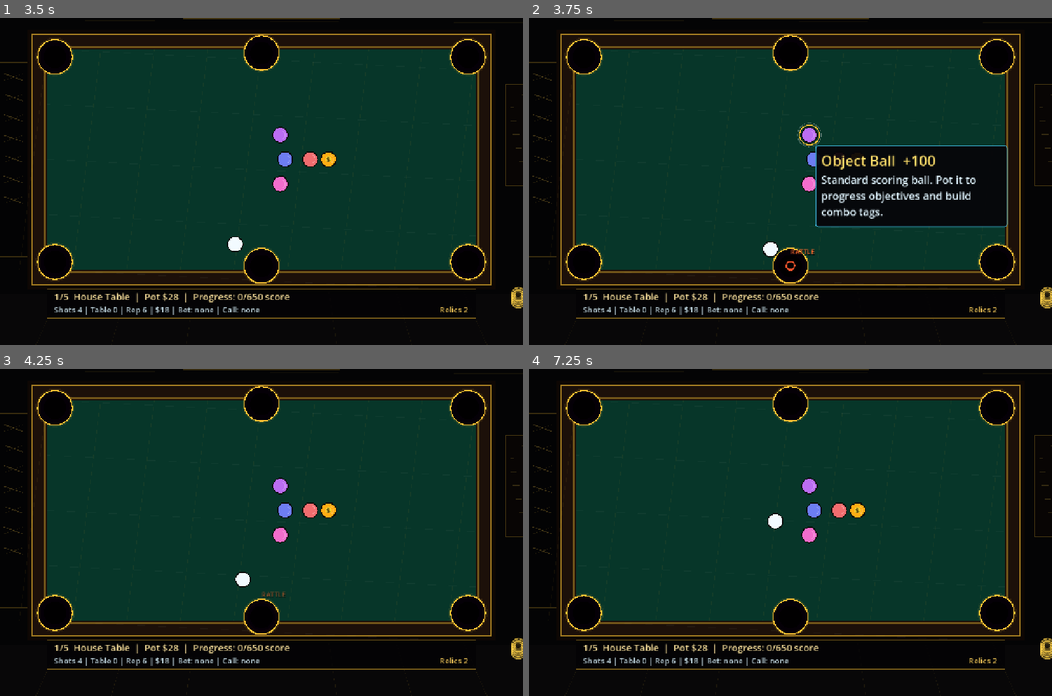
Above: before the commit, frames 1-4 (two rows, left to right).
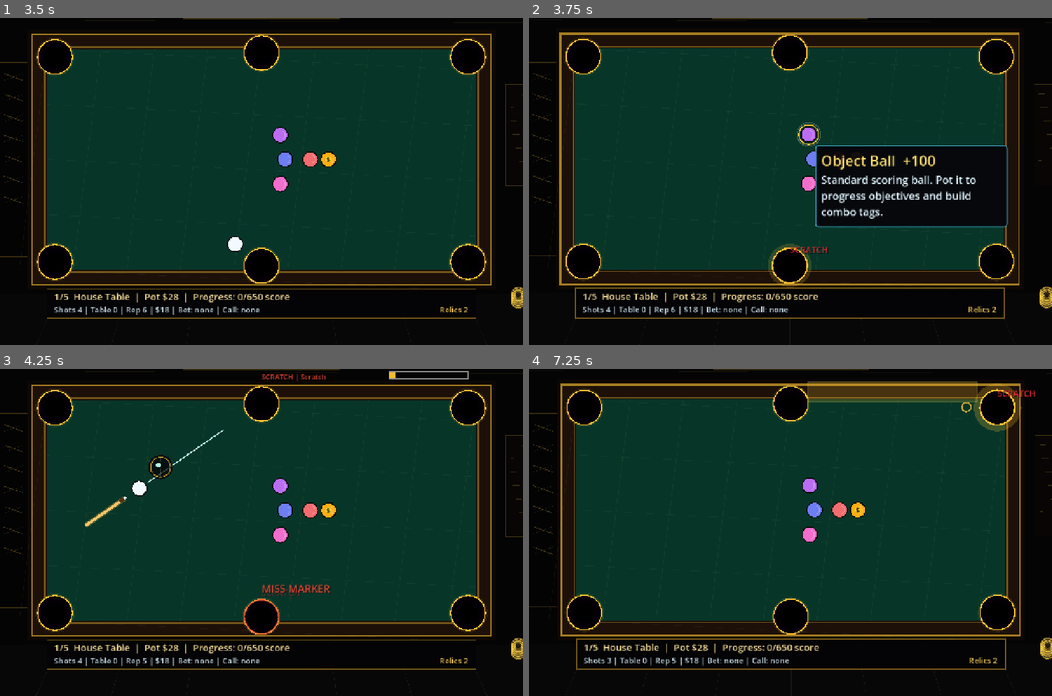
Above: after the commit, the same moments.

Repository: masamoon/hexhustler
Game: Godot game, scene res://scenes/main/GameRoot.tscn
The game is run twice, just before and just after one commit, with the same random seed, the same clock (stepped at 60 frames per second) and the same inputs.
Inputs (mouse positions are in pixels of both pictures, inside the frame that each line leads up to):
- Up to frame 1 (3.5 s): click "Start 5-Table Contract" at 0.5 s; tap Enter at 1.25 s; move the mouse to (235, 246) at 1.27 s; hold W 1.28-2 s; tap Q at 1.35 s; click (235, 246) at 1.42 s; drag from (418, 230) to (57, 57) at 2.02 s; move the mouse to (104, 132) at 2.77 s; hold S from 2.78 s (still down); tap X at 2.85 s
- Up to frame 2 (3.75 s): release S at 3.5 s; drag from (816, 181) to (790, 53) at 3.52 s
- Up to frame 3 (4.25 s): no input
- Up to frame 4 (7.25 s): move the mouse to (712, 450) at 4.27 s; hold S 4.28-5 s; tap Q at 4.35 s; drag from (905, 516) to (994, 408) at 5.02 s; move the mouse to (685, 548) at 5.77 s; hold W 5.78-6.5 s; tap X at 5.85 s; click (685, 548) at 5.92 s; drag from (842, 460) to (586, 614) at 6.52 s

Frame 1 is identical in both runs. In frame 2, 4.9% of the frame differs, in the area x 0-100%, y 0-92%; in frame 3, 1.4%; in frame 4, 5.7%.

Commit message:
Fix web pocket capture

Diff:
--- a/scripts/GameRoot.gd
+++ b/scripts/GameRoot.gd
@@ -129,6 +129,7 @@
 var run_contract_ids: Array[StringName] = []
 var potted_records: Array[Dictionary] = []
 var moved_start_positions: Dictionary = {}
+var pocket_trace_positions: Dictionary = {}
 var cue_contact_ids: Dictionary = {}
 var collision_cooldown: Dictionary = {}
 var pocket_use: Dictionary = {}
@@ -193,6 +194,14 @@
 var active_shot_side_bet: StringName = &""
 var active_shot_chalk_used := false
 var active_shot_velvet_rails_used := false
+var browser_pocket_test_enabled := false
+var browser_pocket_test_active := false
+var browser_pocket_test_queue: Array[Dictionary] = []
+var browser_pocket_test_results: Array[String] = []
+var browser_pocket_test_case: Dictionary = {}
+var browser_pocket_test_ball = null
+var browser_pocket_test_started_at := 0.0
+var browser_pocket_test_min_distance := INF
 var menu_panel: PanelContainer
 var menu_scroll: ScrollContainer
 var menu_root: VBoxContainer
@@ -776,6 +785,166 @@
 	get_viewport().size_changed.connect(_layout_for_viewport)
 	_layout_for_viewport()
 	_show_main_menu()
+	call_deferred("_maybe_start_browser_pocket_test")
+
+func _maybe_start_browser_pocket_test() -> void:
+	if not _web_query_has_flag("pocket_test"):
+		return
+	browser_pocket_test_enabled = true
+	_browser_pocket_test_log("POCKET_TEST_BOOT")
+	selected_practice_table = 0
+	_start_run(true, 1)
+	browser_pocket_test_queue = _browser_pocket_test_cases()
+	browser_pocket_test_results.clear()
+	call_deferred("_start_next_browser_pocket_test")
+
+func _web_query_has_flag(flag: String) -> bool:
+	if OS.get_name() != "Web":
+		return false
+	var query := ""
+	var fragment := ""
+	query = str(JavaScriptBridge.eval("window.location.search || ''", true))
+	fragment = str(JavaScriptBridge.eval("window.location.hash || ''", true))
+	return query.contains(flag) or fragment.contains(flag)
+
+func _browser_pocket_test_log(message: String) -> void:
+	print(message)
+	if OS.get_name() != "Web":
+		return
+	var js_message := JSON.stringify(message)
+	JavaScriptBridge.eval("window.__hexPocketTestLog = window.__hexPocketTestLog || []; window.__hexPocketTestLog.push(" + js_message + "); document.title = " + JSON.stringify("HexHustler " + message.left(48)) + ";", true)
+
+func _browser_pocket_test_cases() -> Array[Dictionary]:
+	return [
+		{"name": "NW center", "pocket": &"NW", "lane": &"center"},
+		{"name": "NE center", "pocket": &"NE", "lane": &"center"},
+		{"name": "SW center", "pocket": &"SW", "lane": &"center"},
+		{"name": "SE center", "pocket": &"SE", "lane": &"center"},
+		{"name": "N center", "pocket": &"N", "lane": &"center"},
+		{"name": "S center", "pocket": &"S", "lane": &"center"},
+		{"name": "NW north rail", "pocket": &"NW", "lane": &"top"},
+		{"name": "NW west rail", "pocket": &"NW", "lane": &"left"},
+		{"name": "NE north rail", "pocket": &"NE", "lane": &"top"},
+		{"name": "NE east rail", "pocket": &"NE", "lane": &"right"},
+		{"name": "SW south rail", "pocket": &"SW", "lane": &"bottom"},
+		{"name": "SW west rail", "pocket": &"SW", "lane": &"left"},
+		{"name": "SE south rail", "pocket": &"SE", "lane": &"bottom"},
+		{"name": "SE east rail", "pocket": &"SE", "lane": &"right"}
+	]
+
+func _start_next_browser_pocket_test() -> void:
+	if not browser_pocket_test_enabled:
+		return
+	if browser_pocket_test_queue.is_empty():
+		_browser_pocket_test_log("POCKET_TEST_DONE " + " | ".join(browser_pocket_test_results))
+		state = State.AIMING
+		return
+	browser_pocket_test_case = browser_pocket_test_queue.pop_front()
+	var pocket = _pocket_by_id(StringName(browser_pocket_test_case.get("pocket", &"")))
+	if pocket == null:
+		browser_pocket_test_results.append(String(browser_pocket_test_case.get("name", "?")) + ":FAIL no pocket")
+		call_deferred("_start_next_browser_pocket_test")
+		return
+	_prepare_browser_pocket_test_shot(pocket, StringName(browser_pocket_test_case.get("lane", &"center")))
+
+func _prepare_browser_pocket_test_shot(pocket, lane: StringName) -> void:
+	_clear_balls_for_browser_pocket_test()
+	potted_records.clear()
+	moved_start_positions.clear()
+	pocket_trace_positions.clear()
+	cue_contact_ids.clear()
+	collision_cooldown.clear()
+	current_log = ShotEventLog.new()
+	shot_id += 1
+	shot_seconds = 0.0
+	settle_frames = 0
+	table_shots_used += 1
+	shots_remaining = 99
+	var shot := _browser_pocket_test_vectors(pocket, lane)
+	var start: Vector2 = shot.get("start", TABLE_RECT.get_center())
+	var velocity: Vector2 = shot.get("velocity", Vector2.ZERO)
+	browser_pocket_test_ball = _spawn_ball({
+		"id": StringName("pocket_test_" + String(pocket.pocket_id) + "_" + String(lane)),
+		"kind": &"normal",
+		"pos": start,
+		"score": 100,
+		"color": Color(0.78, 0.96, 1.0),
+		"radius": BALL_RADIUS
+	})
+	browser_pocket_test_ball.redirect_active(start, velocity, 0.0)
+	moved_start_positions[browser_pocket_test_ball.ball_id] = start
+	pocket_trace_positions[browser_pocket_test_ball.ball_id] = start
+	current_log.begin_shot(shot_id)
+	current_log.add_event(GameplayEvent.new(GameplayEvent.Type.SHOT_STARTED, shot_id, {
+		"power": velocity.length(),
+		"pocket_test": true,
+		"pocket_id": pocket.pocket_id,
+		"lane": lane
+	}, start))
+	state = State.SHOT_IN_MOTION
+	browser_pocket_test_active = true
+	browser_pocket_test_started_at = 0.0
+	browser_pocket_test_min_distance = INF
+	_browser_pocket_test_log("POCKET_TEST_CASE " + String(browser_pocket_test_case.get("name", "?")) + " start=" + str(start.round()) + " speed=" + str(int(round(velocity.length()))))
+
+func _clear_balls_for_browser_pocket_test() -> void:
+	for child in balls.get_children():
+		if child is PoolBall:
+			child.pot()
+		balls.remove_child(child)
+		child.free()
+	cue_ball = null
+	boss_ball = null
+
+func _browser_pocket_test_vectors(pocket, lane: StringName) -> Dictionary:
+	var pos: Vector2 = pocket.global_position
+	var speed := 560.0
+	var start := TABLE_RECT.get_center()
+	match lane:
+		&"top":
+			start = Vector2(pos.x + (150.0 if String(pocket.pocket_id) == "NW" else -150.0), TABLE_RECT.position.y + BALL_RADIUS + 8.0)
+		&"bottom":
+			start = Vector2(pos.x + (150.0 if String(pocket.pocket_id) == "SW" else -150.0), TABLE_RECT.end.y - BALL_RADIUS - 8.0)
+		&"left":
+			start = Vector2(TABLE_RECT.position.x + BALL_RADIUS + 8.0, pos.y + (150.0 if String(pocket.pocket_id) == "NW" else -150.0))
+		&"right":
+			start = Vector2(TABLE_RECT.end.x - BALL_RADIUS - 8.0, pos.y + (150.0 if String(pocket.pocket_id) == "NE" else -150.0))
+		_:
+			var from_center := (pos - TABLE_RECT.get_center()).normalized()
+			start = pos - from_center * 210.0
+	start = _clamp_ball_inside_table(start, BALL_RADIUS + 8.0)
+	var dir := (pos - start).normalized()
+	if dir.length() <= 0.01:
+		dir = Vector2.RIGHT
+	return {"start": start, "velocity": dir * speed}
+
+func _update_browser_pocket_test(delta: float) -> void:
+	if not browser_pocket_test_active:
+		return
+	browser_pocket_test_started_at += delta
+	var case_name := String(browser_pocket_test_case.get("name", "?"))
+	if browser_pocket_test_ball == null or not is_instance_valid(browser_pocket_test_ball):
+		browser_pocket_test_results.append(case_name + ":FAIL missing ball")
+		browser_pocket_test_active = false
+		call_deferred("_start_next_browser_pocket_test")
+		return
+	var target_pocket = _pocket_by_id(StringName(browser_pocket_test_case.get("pocket", &"")))
+	if target_pocket != null:
+		browser_pocket_test_min_distance = minf(browser_pocket_test_min_distance, browser_pocket_test_ball.global_position.distance_to(target_pocket.global_position))
+	if browser_pocket_test_ball.potted:
+		browser_pocket_test_results.append(case_name + ":PASS")
+		_browser_pocket_test_log("POCKET_TEST_PASS " + case_name)
+		browser_pocket_test_active = false
+		call_deferred("_start_next_browser_pocket_test")
+		return
+	if browser_pocket_test_started_at >= 2.6 or state != State.SHOT_IN_MOTION:
+		var pos: Vector2 = browser_pocket_test_ball.global_position
+		var vel: Vector2 = browser_pocket_test_ball.linear_velocity
+		var recent := _recent_event_lines(8).replace("\n", " / ")
+		browser_pocket_test_results.append(case_name + ":FAIL pos=" + str(pos.round()) + " speed=" + str(int(round(vel.length()))) + " min=" + str(int(round(browser_pocket_test_min_distance))))
+		_browser_pocket_test_log("POCKET_TEST_FAIL " + case_name + " pos=" + str(pos.round()) + " speed=" + str(int(round(vel.length()))) + " min=" + str(int(round(browser_pocket_test_min_distance))) + " recent=" + recent)
+		browser_pocket_test_active = false
+		call_deferred("_start_next_browser_pocket_test")
 
 func _build_world() -> void:
 	world = Node2D.new()
@@ -3362,11 +3531,13 @@
 		rails.add_child(body)
 	_build_corner_jaws()
 	var corner_stop := RAIL_THICKNESS + TABLE_BACKSTOP_THICKNESS
+	var mouth_relief := BALL_RADIUS + 18.0
+	var corner_guard := maxf(12.0, corner_stop - mouth_relief)
 	var corner_backstop_rects := [
-		{"id": &"NW", "rect": Rect2(left - corner_stop, top - corner_stop, corner_stop, corner_stop)},
-		{"id": &"NE", "rect": Rect2(right, top - corner_stop, corner_stop, corner_stop)},
-		{"id": &"SW", "rect": Rect2(left - corner_stop, bottom, corner_stop, corner_stop)},
-		{"id": &"SE", "rect": Rect2(right, bottom, corner_stop, corner_stop)}
+		{"id": &"NW", "rect": Rect2(left - corner_stop, top - corner_stop, corner_guard, corner_guard)},
+		{"id": &"NE", "rect": Rect2(right + mouth_relief, top - corner_stop, corner_guard, corner_guard)},
+		{"id": &"SW", "rect": Rect2(left - corner_stop, bottom + mouth_relief, corner_guard, corner_guard)},
+		{"id": &"SE", "rect": Rect2(right + mouth_relief, bottom + mouth_relief, corner_guard, corner_guard)}
 	]
 	for data in corner_backstop_rects:
 		var body := StaticBody2D.new()
@@ -3388,10 +3559,12 @@
 		rails.add_child(body)
 	var apron := RAIL_THICKNESS + TABLE_BACKSTOP_THICKNESS
 	var backstop_rects := [
-		{"id": &"N", "rect": Rect2(left - apron, top - apron, TABLE_RECT.size.x + apron * 2.0, TABLE_BACKSTOP_THICKNESS)},
-		{"id": &"S", "rect": Rect2(left - apron, bottom + RAIL_THICKNESS, TABLE_RECT.size.x + apron * 2.0, TABLE_BACKSTOP_THICKNESS)},
-		{"id": &"W", "rect": Rect2(left - apron, top - apron, TABLE_BACKSTOP_THICKNESS, TABLE_RECT.size.y + apron * 2.0)},
-		{"id": &"E", "rect": Rect2(right + RAIL_THICKNESS, top - apron, TABLE_BACKSTOP_THICKNESS, TABLE_RECT.size.y + apron * 2.0)}
+		{"id": &"N1", "rect": Rect2(left + POCKET_CORNER_GAP, top - apron, mid_x - left - POCKET_CORNER_GAP - POCKET_SIDE_GAP * 0.5, TABLE_BACKSTOP_THICKNESS)},
+		{"id": &"N2", "rect": Rect2(mid_x + POCKET_SIDE_GAP * 0.5, top - apron, right - mid_x - POCKET_CORNER_GAP - POCKET_SIDE_GAP * 0.5, TABLE_BACKSTOP_THICKNESS)},
+		{"id": &"S1", "rect": Rect2(left + POCKET_CORNER_GAP, bottom + RAIL_THICKNESS, mid_x - left - POCKET_CORNER_GAP - POCKET_SIDE_GAP * 0.5, TABLE_BACKSTOP_THICKNESS)},
+		{"id": &"S2", "rect": Rect2(mid_x + POCKET_SIDE_GAP * 0.5, bottom + RAIL_THICKNESS, right - mid_x - POCKET_CORNER_GAP - POCKET_SIDE_GAP * 0.5, TABLE_BACKSTOP_THICKNESS)},
+		{"id": &"W", "rect": Rect2(left - apron, top + POCKET_CORNER_GAP, TABLE_BACKSTOP_THICKNESS, TABLE_RECT.size.y - POCKET_CORNER_GAP * 2.0)},
+		{"id": &"E", "rect": Rect2(right + RAIL_THICKNESS, top + POCKET_CORNER_GAP, TABLE_BACKSTOP_THICKNESS, TABLE_RECT.size.y - POCKET_CORNER_GAP * 2.0)}
 	]
 	for data in backstop_rects:
 		var body := StaticBody2D.new()
@@ -3800,10 +3973,11 @@
 	queue_redraw()
 
 func _physics_process(delta: float) -> void:
-	_capture_committed_pocket_entries()
+	_capture_committed_pocket_entries(delta)
 	_handle_out_of_bounds_balls()
 	_apply_table_zone_effects(delta)
 	_limit_ball_speeds()
+	_update_browser_pocket_test(delta)
 	if state != State.SHOT_IN_MOTION:
 		return
 	shot_seconds += delta
@@ -3814,22 +3988,98 @@
 	if settle_frames >= SETTLE_FRAMES_NEEDED or shot_seconds >= MAX_SHOT_SECONDS:
 		_resolve_shot()
 
-func _capture_committed_pocket_entries() -> void:
+func _capture_committed_pocket_entries(delta: float) -> void:
 	if state != State.SHOT_IN_MOTION:
 		return
 	for ball in _active_balls():
 		if ball.potted:
 			continue
-		var pocket = _nearest_pocket(ball.global_position)
-		if pocket != null and _is_committed_to_pocket(ball, pocket):
+		var current_pos: Vector2 = ball.global_position
+		var previous_pos: Vector2 = pocket_trace_positions.get(ball.ball_id, current_pos)
+		var pocket = _pocket_crossed_by_motion(ball, previous_pos, current_pos)
+		if pocket == null:
+			var speed: float = ball.linear_velocity.length()
+			if speed > 18.0:
+				var lookahead := clampf(speed * 0.22, BALL_RADIUS * 1.5, _board_pocket_throat_radius() * 1.95)
+				var projected_pos: Vector2 = current_pos + ball.linear_velocity.normalized() * lookahead
+				pocket = _pocket_crossed_by_motion(ball, current_pos, projected_pos)
+		if pocket != null:
 			on_pocket_entered(ball, pocket, true)
+			continue
+		else:
+			pocket = _nearest_pocket(current_pos)
+			if pocket != null and _is_committed_to_pocket(ball, pocket):
+				on_pocket_entered(ball, pocket, true)
+				continue
+		pocket_trace_positions[ball.ball_id] = current_pos
+
+func _pocket_crossed_by_motion(ball, previous_pos: Vector2, current_pos: Vector2):
+	if previous_pos.distance_squared_to(current_pos) <= 0.01:
+		return null
+	var best = null
+	var best_distance := INF
+	for pocket in pockets.get_children():
+		if not (pocket is PocketArea):
+			continue
+		if not _motion_crosses_pocket_mouth(ball, pocket, previous_pos, current_pos):
+			continue
+		var distance := _distance_point_to_segment(pocket.global_position, previous_pos, current_pos)
+		if distance < best_distance:
+			best = pocket
+			best_distance = distance
+	return best
+
+func _motion_crosses_pocket_mouth(ball, pocket, previous_pos: Vector2, current_pos: Vector2) -> bool:
+	var motion := current_pos - previous_pos
+	var speed: float = ball.linear_velocity.length()
+	if motion.length_squared() <= 0.01 or speed <= 18.0:
+		return false
+	var pocket_pos: Vector2 = pocket.global_position
+	var capture_radius := _board_pocket_capture_radius() + BALL_RADIUS * 0.22
+	var throat_radius := _board_pocket_throat_radius() * (1.14 if _is_corner_pocket(pocket.pocket_id) else 1.08)
+	var closest_distance := _distance_point_to_segment(pocket_pos, previous_pos, current_pos)
+	var entry_dir := (pocket_pos - previous_pos).normalized()
+	if entry_dir.length() <= 0.01:
+		entry_dir = (pocket_pos - current_pos).normalized()
+	var toward_speed: float = ball.linear_velocity.dot(entry_dir)
+	if toward_speed < maxf(28.0, speed * 0.18):
+		return false
+	if closest_distance <= capture_radius:
+		return true
+	if closest_distance > throat_radius:
+		return false
+	return _motion_has_clean_pocket_entry(ball, pocket, previous_pos, current_pos)
+
+func _motion_has_clean_pocket_entry(ball, pocket, previous_pos: Vector2, current_pos: Vector2) -> bool:
+	var pocket_pos: Vector2 = pocket.global_position
+	var travel := current_pos - previous_pos
+	if travel.length_squared() <= 0.01:
+		return false
+	var travel_dir := travel.normalized()
+	var to_pocket := pocket_pos - previous_pos
+	if to_pocket.length_squared() <= 0.01:
+		return true
+	var alignment := travel_dir.dot(to_pocket.normalized())
+	var lateral_error := _distance_point_to_segment(pocket_pos, previous_pos, current_pos)
+	var allowance := _board_pocket_capture_radius() + BALL_RADIUS * 0.65
+	if _is_corner_pocket(pocket.pocket_id):
+		allowance += BALL_RADIUS * 0.35
+	return alignment >= 0.76 and lateral_error <= allowance
+
+func _distance_point_to_segment(point: Vector2, a: Vector2, b: Vector2) -> float:
+	var ab := b - a
+	var ab_len_sq := ab.length_squared()
+	if ab_len_sq <= 0.01:
+		return point.distance_to(a)
+	var t := clampf((point - a).dot(ab) / ab_len_sq, 0.0, 1.0)
+	return point.distance_to(a + ab * t)
 
 func _is_committed_to_pocket(ball, pocket) -> bool:
 	var to_pocket: Vector2 = pocket.global_position - ball.global_position
 	var distance := to_pocket.length()
 	if distance <= _board_pocket_capture_radius():
 		return _can_capture_pocket(ball, pocket, false)
-	if distance > _board_pocket_throat_radius() * 0.92:
+	if distance > _board_pocket_throat_radius() * 1.18:
 		return false
 	if not _is_clean_pocket_entry(ball, pocket):
 		return false
@@ -3950,6 +4200,7 @@
 	shots_remaining -= 1
 	potted_records.clear()
 	moved_start_positions.clear()
+	pocket_trace_positions.clear()
 	cue_contact_ids.clear()
 	collision_cooldown.clear()
 	settle_frames = 0
@@ -3966,6 +4217,7 @@
 	}, cue_ball.global_position))
 	for ball in _active_balls():
 		moved_start_positions[ball.ball_id] = ball.global_position
+		pocket_trace_positions[ball.ball_id] = ball.global_position
 
 	var launch_impulse := aim_dir * power
 	var spin_power := 1.0 + run_cue_spin_bonus
@@ -4026,7 +4278,7 @@
 	elif body.is_in_group("rail"):
 		var rail_id: StringName = body.get_meta("rail_id", &"rail")
 		var pocket = _nearest_pocket(ball.global_position)
-		if pocket != null and String(rail_id).contains("_") and _is_committed_to_pocket(ball, pocket):
+		if pocket != null and String(rail_id).contains("_") and (_is_committed_to_pocket(ball, pocket) or _motion_crosses_pocket_mouth(ball, pocket, pocket_trace_positions.get(ball.ball_id, ball.global_position), ball.global_position)):
 			on_pocket_entered(ball, pocket, true)
 			return
 		current_log.add_event(GameplayEvent.new(GameplayEvent.Type.RAIL_HIT, shot_id, {
@@ -4053,7 +4305,11 @@
 			ball.angular_velocity *= 1.08
 			_show_float("RAIL CHALK", ball.global_position + Vector2(0, -34), Color(0.62, 0.9, 1.0), 17)
 	elif body.is_in_group("backstop"):
-		_return_ball_to_table(ball)
+		var pocket = _nearest_pocket(ball.global_position)
+		if pocket != null and (_is_committed_to_pocket(ball, pocket) or _motion_crosses_pocket_mouth(ball, pocket, pocket_trace_positions.get(ball.ball_id, ball.global_position), ball.global_position)):
+			on_pocket_entered(ball, pocket, true)
+		else:
+			_return_ball_to_table(ball)
 	elif body.is_in_group("bumper"):
 		var away: Vector2 = (ball.global_position - body.global_position).normalized()
 		if away.length() <= 0.01:
@@ -4114,6 +4370,7 @@
 			"pocket_id": pocket.pocket_id
 		}, pocket.global_position))
 		ball.pot()
+		pocket_trace_positions.erase(ball.ball_id)
 		_show_float("SCRATCH", pocket.global_position + Vector2(0, -22), Color(1.0, 0.18, 0.22), 24)
 		_play_audio_cue(&"scratch")
 		shake_amount = maxf(shake_amount, 8.0)
@@ -4137,6 +4394,7 @@
 			return
 
 	ball.pot()
+	pocket_trace_positions.erase(ball.ball_id)
 	potted_count_this_table += 1
 	if ball.kind == &"gold":
 		gold_potted_this_table += 1
@@ -4293,7 +4551,8 @@
 	var center_error: float = to_pocket.length()
 	var capture_radius := _board_pocket_capture_radius()
 	if center_error > capture_radius:
-		if center_error <= _board_pocket_throat_radius() * 0.78 and _is_clean_pocket_entry(ball, pocket):
+		var clean_limit := _board_pocket_throat_radius() * (1.18 if forced else 0.78)
+		if center_error <= clean_limit and _is_clean_pocket_entry(ball, pocket):
 			return true
 		return false
 	if forced:
--- a/scripts/physics/PocketArea.gd
+++ b/scripts/physics/PocketArea.gd
@@ -34,7 +34,7 @@
 		return
 	for body in get_overlapping_bodies():
 		if body is PoolBall:
-			table.on_pocket_entered(body, self)
+			table.on_pocket_entered(body, self, true)
 
 func pop() -> void:
 	pulse = 1.0
@@ -42,7 +42,7 @@
 
 func _on_body_entered(body: Node) -> void:
 	if body is PoolBall and table != null and table.has_method("on_pocket_entered"):
-		table.on_pocket_entered(body, self)
+		table.on_pocket_entered(body, self, true)
 
 func _draw() -> void:
 	draw_circle(Vector2.ZERO, radius + 7.0 + pulse * 18.0, Color(tint.r, tint.g, tint.b, 0.10 + pulse * 0.20))
--- a/scripts/physics/PoolBall.gd
+++ b/scripts/physics/PoolBall.gd
@@ -36,7 +36,7 @@
 	contact_monitor = true
 	max_contacts_reported = 12
 	collision_layer = 1
-	collision_mask = 1 | 2
+	collision_mask = 1 | 2 | 4
 	lock_rotation = false
 	add_to_group("balls")
 	_rebuild_shape()
@@ -77,7 +77,7 @@
 	visible = true
 	freeze = false
 	collision_layer = 1
-	collision_mask = 1 | 2
+	collision_mask = 1 | 2 | 4
 	global_position = pos
 	linear_velocity = Vector2.ZERO
 	angular_velocity = 0.0
